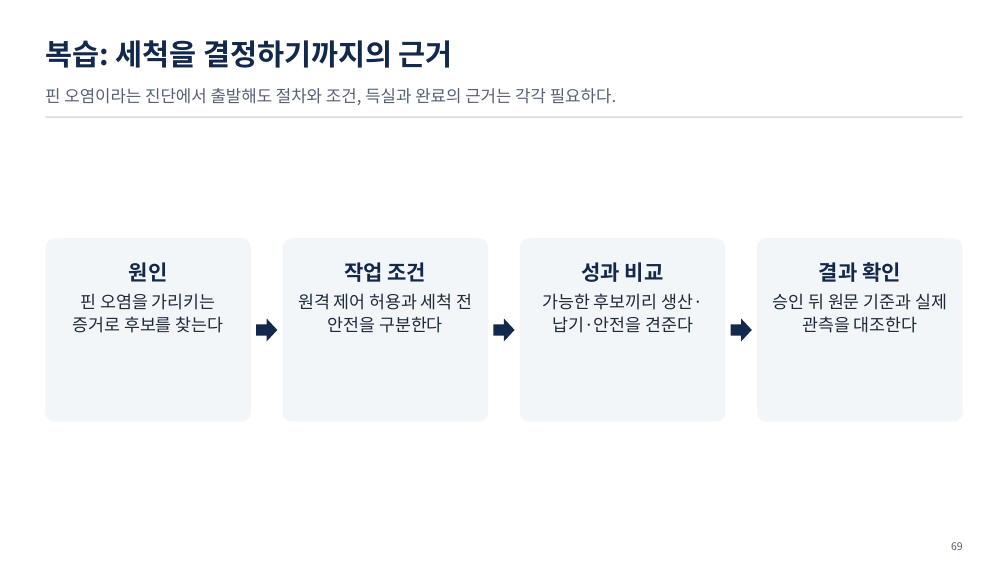
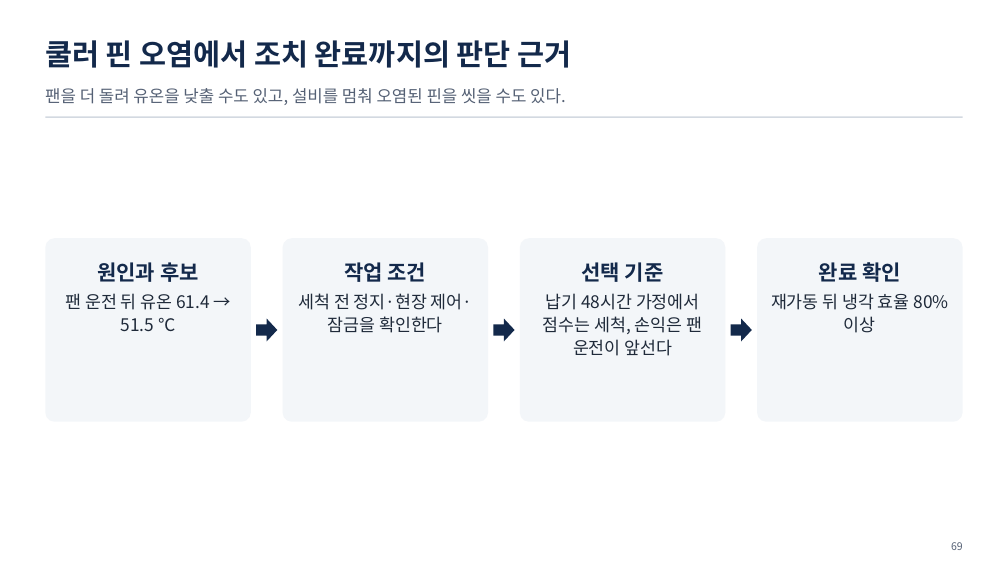
Before and after one commit to uengine-oss/hyd-iot-edu, a slide deck: slide 69 of workspace/강의제작/산출물/통합반/이론/03회차/통합반_03일차.pptx. Drawn at 1008x567 pixels with LibreOffice and Linux fonts; fonts in the diff are those of the drawing. Boxes give left, top, right and bottom in pixels: in the first picture for what was removed or moved away, otherwise in the second. Text is boxed around its words. In the diff, an @@ line names an element or a change of style, - is before the commit and + after.

Commit message:
통합반 3회차 67~70장 조건표 판정·손실 비교와 복습·용어의 근거를 화면과 낭독에 맞춘다

```diff
--- a/workspace/강의제작/산출물/통합반/이론/03회차/통합반_03일차.pptx
+++ b/workspace/강의제작/산출물/통합반/이론/03회차/통합반_03일차.pptx
@@ text at (45,40,571,68): text changed @@
-복습: 세척을 결정하기까지의 근거
+쿨러 핀 오염에서 조치 완료까지의 판단 근거
@@ text at (45,88,566,105): text changed @@
-핀 오염이라는 진단에서 출발해도 절차와 조건, 득실과 완료의 근거는 각각 필요하다.
+팬을 더 돌려 유온을 낮출 수도 있고, 설비를 멈춰 오염된 핀을 씻을 수도 있다.
@@ text at (65,262,210,331): text changed @@
-원인
-핀 오염을 가리키는 증거로 후보를 찾는다
+원인과 후보
+팬 운전 뒤 유온 61.4 → 51.5 ℃
@@ text at (543,262,702,356): text changed @@
-성과 비교
-가능한 후보끼리 생산·납기·안전을 견준다
+선택 기준
+납기 48시간 가정에서 점수는 세척, 손익은 팬 운전이 앞선다
@@ text at (771,262,949,333): text changed @@
-결과 확인
-승인 뒤 원문 기준과 실제 관측을 대조한다
+완료 확인
+재가동 뒤 냉각 효율 80% 이상
@@ text at (298,293,472,333): text changed @@
-원격 제어 허용과 세척 전 안전을 구분한다
+세척 전 정지·현장 제어·잠금을 확인한다
```
Also in this commit, not shown: 3 other slides changed, 18 other files.
